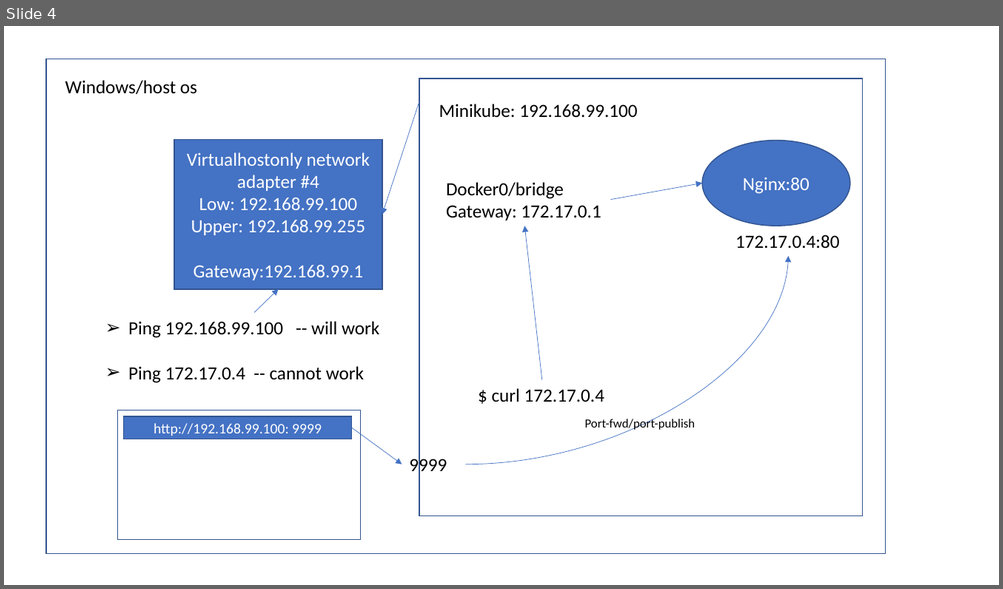
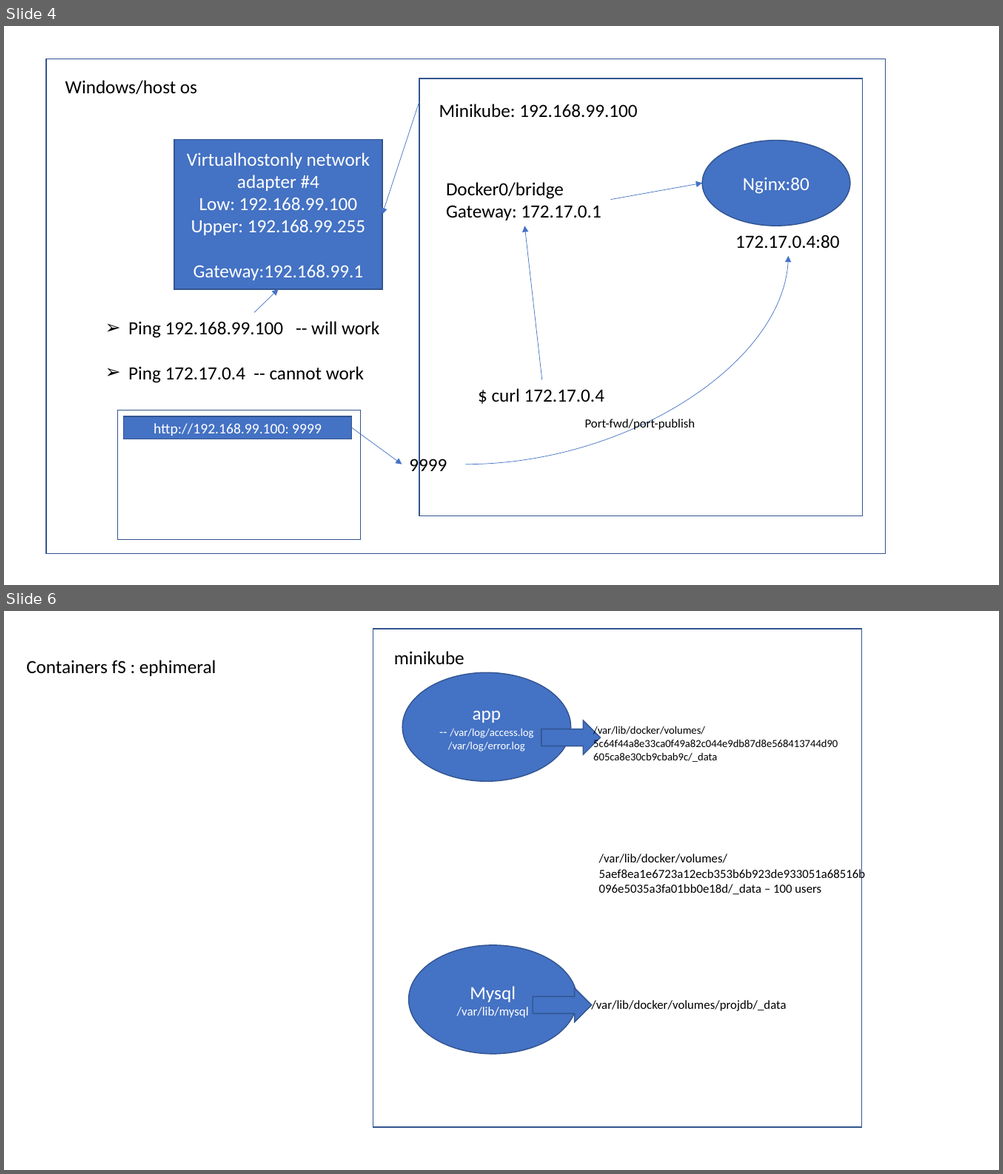
Before and after one commit to AdityaSP/ora-sep16-dock-kube, a slide deck: rough-diag.pptx. Shown one above the other, each under a label of ours: slide 4 before the commit, slides 4 and 6 after it; the slides between them are not shown. The pictures are 1003x589 and 1003x1174 pixels, drawn with LibreOffice and Linux fonts; fonts in the diff are those of the drawing. Boxes give left, top, right and bottom in pixels: in the first picture for what was removed or moved away, otherwise in the second. Text is boxed around its words. In the diff, an @@ line names an element or a change of style, - is before the commit and + after.

```diff
--- a/rough-diag.pptx
+++ b/rough-diag.pptx
@@ slide 6 added at (4,611,999,1170), background #FFFFFF @@
@@ rectangle added at (373,629,861,1128), outline #325491 1 pt @@
@@ text added at (394,651,464,664), 18 pt, text #000000 @@
+minikube
@@ text added at (26,660,216,676), 18 pt, text #000000 @@
+Containers fS : ephimeral
@@ ellipse added at (402,673,571,782), fill #4472C4, outline #325491 1 pt, 10.5 pt, text #FFFFFF @@
+app
+-- /var/log/access.log
+/var/log/error.log
@@ down arrow added at (541,721,600,755), fill #4472C4, outline #325491 1 pt @@
@@ text added at (593,726,717,762), 10.5 pt, text #000000 @@
+/var/lib/docker/volumes/5c64f44a8e33ca0f49a82c044e9db87d8e568413744d90605ca8e30cb9cbab9c/_data
@@ text added at (599,854,821,895), 12 pt, text #000000 @@
+/var/lib/docker/volumes/5aef8ea1e6723a12ecb353b6b923de933051a68516b096e5035a3fa01bb0e18d/_data – 100 users
@@ ellipse added at (408,945,577,1054), fill #4472C4, outline #325491 1 pt, 12 pt, text #FFFFFF @@
+Mysql
+/var/lib/mysql
@@ down arrow added at (532,988,592,1022), fill #4472C4, outline #325491 1 pt @@
@@ text added at (591,1000,785,1011), 12 pt, text #000000 @@
+/var/lib/docker/volumes/projdb/_data
```
Also in this commit, not shown: 3 other slides added.
